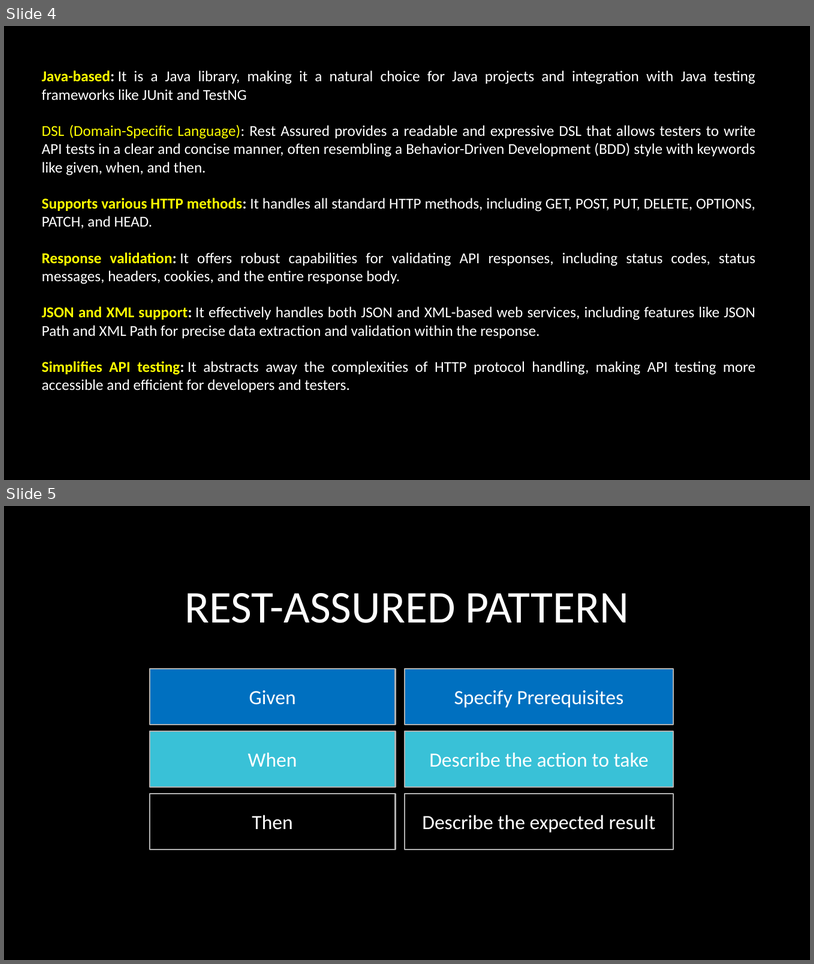
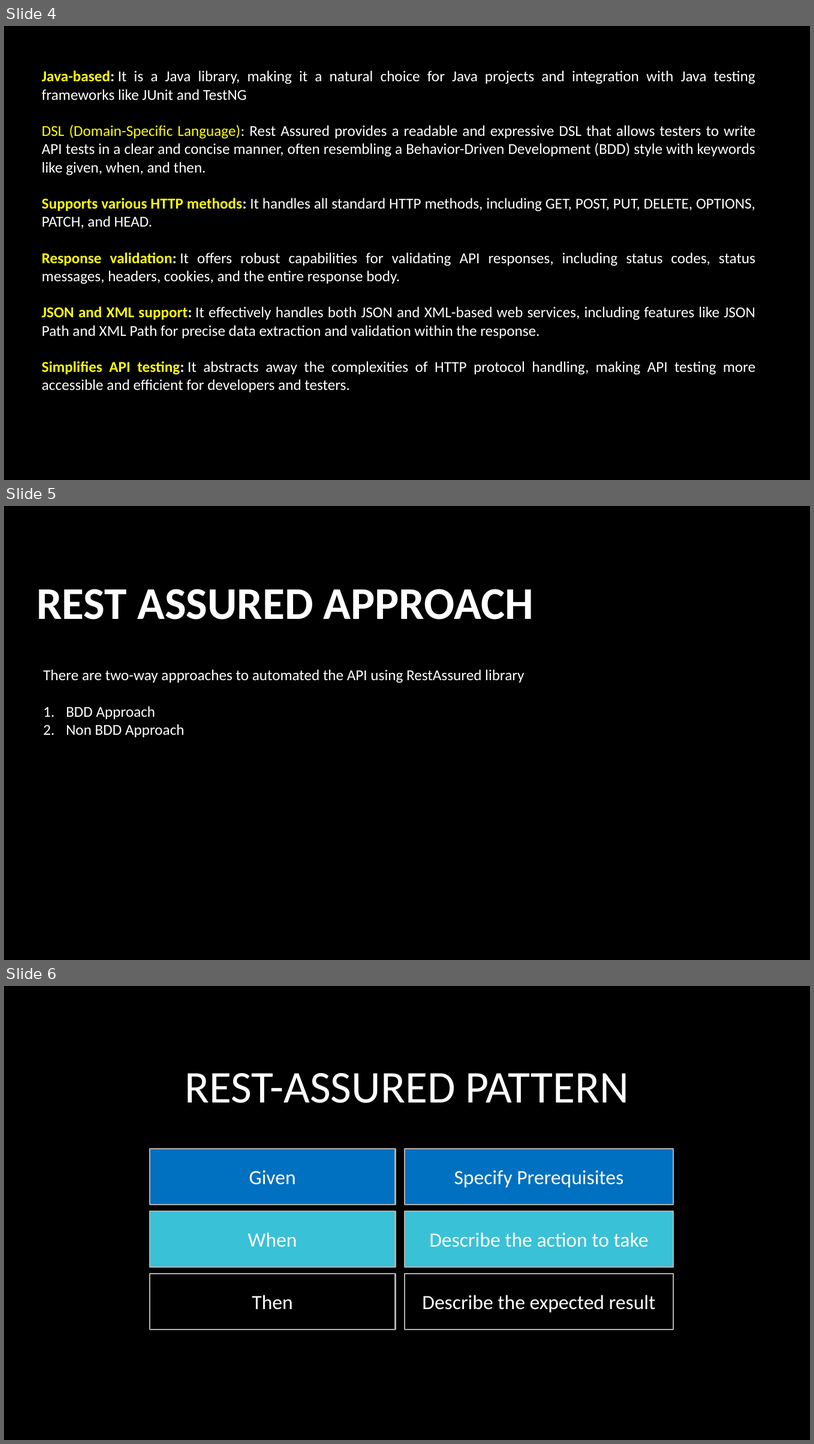
Before and after one commit to testleaftrainings/Rest_API_MAR_2026, a slide deck: Reference_Documents/ppts/Testing_GET_endpoint_with_RestAssured_Java_Library.pptx. Shown one above the other, each under a label of ours: slides 4 and 5 before the commit, slides 4, 5 and 6 after it. The pictures are 814x964 and 814x1444 pixels, drawn with LibreOffice and Linux fonts; fonts in the diff are those of the drawing; background and template pictures are left out. Boxes give left, top, right and bottom in pixels: in the first picture for what was removed or moved away, otherwise in the second. Text is boxed around its words. In the diff, an @@ line names an element or a change of style, - is before the commit and + after.

```diff
--- a/Reference_Documents/ppts/Testing_GET_endpoint_with_RestAssured_Java_Library.pptx
+++ b/Reference_Documents/ppts/Testing_GET_endpoint_with_RestAssured_Java_Library.pptx
@@ slide 5 added at (x1=4, y1=506, x2=810, y2=960), background picture (left out) @@
@@ title added at (x1=36, y1=589, x2=534, y2=619), 54 pt, text #FFFFFF, bold @@
+REST ASSURED APPROACH
@@ text added at (x1=43, y1=669, x2=524, y2=737), 18 pt, text #FFFFFF @@
+There are two-way approaches to automated the API using RestAssured library
+1. BDD Approach
+2. Non BDD Approach
@@ what was slide 5 is now slide 6 @@
```
Also in this commit, not shown: 9 other files.
